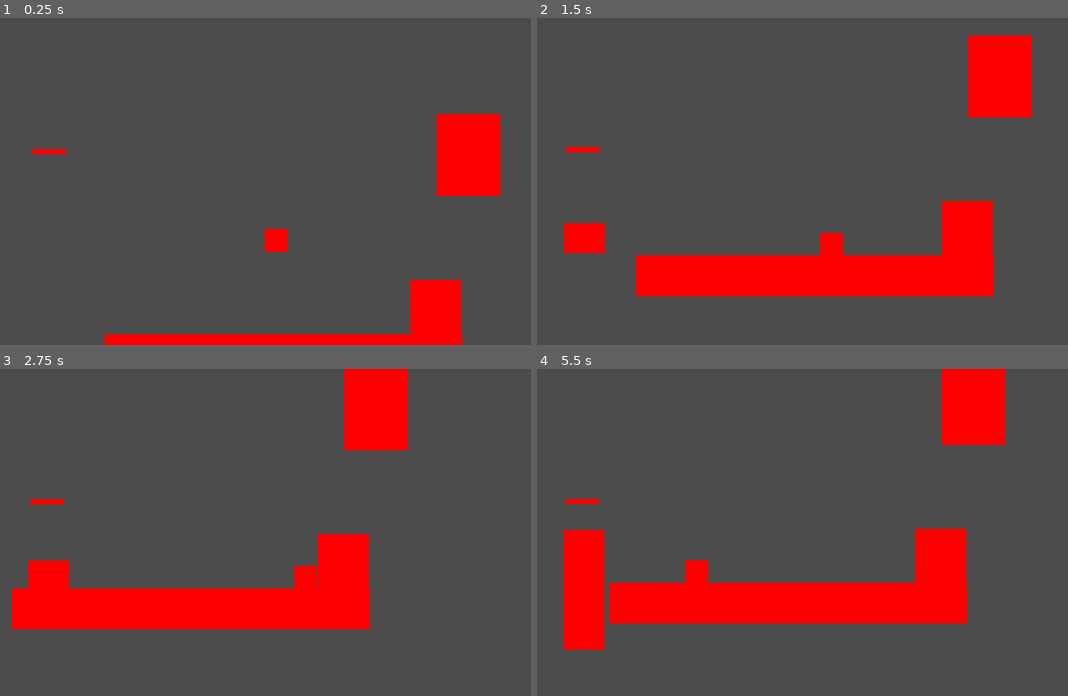
Above: before the commit, frames 1-4 (two rows, left to right).
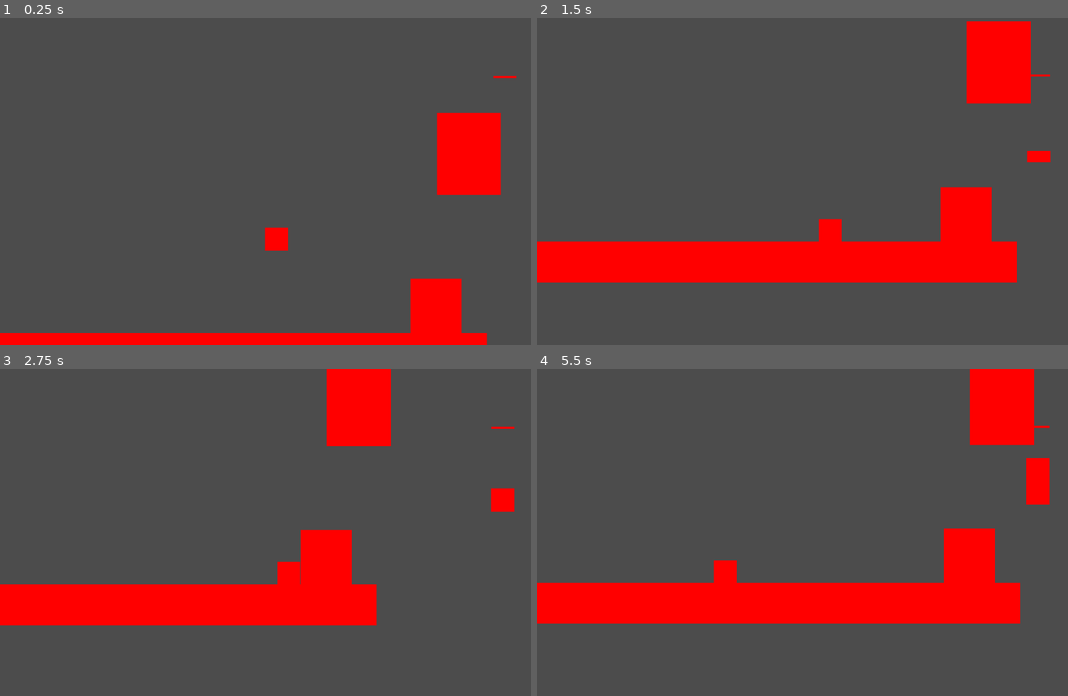
Above: after the commit, the same moments.

Repository: NitroGuy10/Chillennium2024
Game: Godot game, scene res://assets/levels/test_level.tscn
Same seed, same stepped clock (60 frames per second), same inputs: the game is played once before the commit and once after it.
Inputs:
- Up to frame 1 (0.25 s): no input
- Up to frame 2 (1.5 s): hold Space (ui_select) 0.53-1.28 s; hold Right (ui_right) from 0.53 s (still down); tap Space (ui_select) at 1.35 s
- Up to frame 3 (2.75 s): tap Space (ui_select) at 1.52, 1.82 s; release Right (ui_right) at 2.03 s; hold Left (ui_left) from 2.03 s (still down); hold Space (ui_select) from 2.03 s (still down)
- Up to frame 4 (5.5 s): release Left (ui_left) at 2.78 s; release Space (ui_select) at 2.78 s; hold Right (ui_right) 2.78-4.28 s; tap Space (ui_select) at 2.85, 3.02, 3.32, 4.35, 4.52, 4.82 s; hold Space (ui_select) 3.53-4.28 s; hold Left (ui_left) 4.28-5.03 s; hold Right (ui_right) from 5.03 s (still down); hold Space (ui_select) from 5.03 s (still down)

The runs differ from the first frame. In frame 1, 1.5% of the frame differs, in the area x 0-98%, y 17-100%; in frame 2, 11%, in the area x 0-97%, y 1-86%; in frame 3, 6.0%; in frame 4, 9.6%.

Commit message:
start memory leak

Diff:
--- a/Meter.gd
+++ b/Meter.gd
@@ -13,6 +13,9 @@
 func _ready():
 	pass # Replace with function body.
 
+func drain(speed, delta):
+	ram_used += speed * delta
+
 
 # Called every frame. 'delta' is the elapsed time since the previous frame.
 func _process(delta):
@@ -20,4 +23,3 @@
 
 	if ram_used > max_ram:
 		$Fill.scale.x = 500
-		$Fill.scale.y = 500
--- a/assets/levels/test_level.tscn
+++ b/assets/levels/test_level.tscn
@@ -1,8 +1,9 @@
-[gd_scene load_steps=4 format=2]
+[gd_scene load_steps=5 format=2]
 
 [ext_resource path="res://assets/objects/Player.tscn" type="PackedScene" id=1]
 [ext_resource path="res://assets/objects/Platform.tscn" type="PackedScene" id=2]
 [ext_resource path="res://assets/objects/GameCamera.tscn" type="PackedScene" id=3]
+[ext_resource path="res://assets/objects/MemoryLeak.tscn" type="PackedScene" id=4]
 
 [node name="test_level" type="Node2D"]
 
@@ -18,8 +19,11 @@
 scale = Vector2( 1.25, 1.41772 )
 
 [node name="Platform" parent="." instance=ExtResource( 2 )]
-position = Vector2( 695, 729 )
-scale = Vector2( 8.76, 1 )
+position = Vector2( -436, 729 )
+scale = Vector2( 32.56, 1 )
 
 [node name="GameCamera" parent="." instance=ExtResource( 3 )]
 max_ram = 5000
+
+[node name="MemoryLeak" parent="." instance=ExtResource( 4 )]
+position = Vector2( -1129, 626 )
--- a/assets/objects/GameCamera.gd
+++ b/assets/objects/GameCamera.gd
@@ -6,7 +6,7 @@
 const screenHeight = 800
 const followBuffer = 200
 
-const lerpSpeed = 0.8
+const lerpSpeed = 0.9
 
 
 # Called when the node enters the scene tree for the first time.
@@ -16,12 +16,12 @@
 
 # Called every frame. 'delta' is the elapsed time since the previous frame.
 func _process(delta):
-	if Input.is_action_pressed("ui_select"):
+	if get_parent().get_node("Player").draining():
 		$Shake.position.x = randf() * 10
 		$Shake.position.y = randf() * 10
 
-	var blend = 1 - pow(0.2, lerpSpeed * delta)
-	position = lerp(position, get_parent().get_node("Player/KinematicBody2D").position, blend)
+	var blend = 1 - pow(0.1, lerpSpeed * delta)
+	position = lerp(position, get_parent().get_node("Player/PKB").position, blend)
 
-	position.x = clamp(position.x, get_parent().get_node("Player/KinematicBody2D").position.x - (screenWidth / 2) + followBuffer, get_parent().get_node("Player/KinematicBody2D").position.x + (screenWidth / 2) - followBuffer)
-	position.y = clamp(position.y, get_parent().get_node("Player/KinematicBody2D").position.y - (screenHeight / 2) + followBuffer, get_parent().get_node("Player/KinematicBody2D").position.y + (screenHeight / 2) - followBuffer)
+	position.x = clamp(position.x, get_parent().get_node("Player/PKB").position.x - (screenWidth / 2) + followBuffer, get_parent().get_node("Player/PKB").position.x + (screenWidth / 2) - followBuffer)
+	position.y = clamp(position.y, get_parent().get_node("Player/PKB").position.y - (screenHeight / 2) + followBuffer, get_parent().get_node("Player/PKB").position.y + (screenHeight / 2) - followBuffer)
--- /dev/null
+++ b/assets/objects/MemoryLeak.gd
@@ -0,0 +1,43 @@
+extends Node2D
+
+
+# Declare member variables here. Examples:
+# var a = 2
+# var b = "text"
+
+var is_connecting = false
+
+
+# Called when the node enters the scene tree for the first time.
+func _ready():
+	pass # Replace with function body.
+
+
+# Called every frame. 'delta' is the elapsed time since the previous frame.
+func _process(delta):
+	if is_connecting:
+		var player_pos = get_parent().get_node("Player/PKB").global_position
+		var point_pos = player_pos - position
+		$Line2D.points[1] = point_pos
+
+#func _physics_process(delta):
+#	for body in $LeakArea.get_overlapping_bodies():
+#		if "PKB" == body.name:
+#			print("asfasdf")
+
+
+
+func _on_LeakArea_area_entered(area):
+	if area.name == "PA":
+		get_parent().get_node("Player").draining_in_leak_area = true
+
+
+func _on_LeakArea_area_exited(area):
+	if area.name == "PA":
+		get_parent().get_node("Player").draining_in_leak_area = false
+
+
+
+func _on_PylonArea_area_entered(area):
+	if area.name == "PA":
+		is_connecting = true
--- /dev/null
+++ b/assets/objects/MemoryLeak.tscn
@@ -0,0 +1,42 @@
+[gd_scene load_steps=6 format=2]
+
+[ext_resource path="res://assets/sprites/leak.png" type="Texture" id=1]
+[ext_resource path="res://assets/sprites/leak_pylon.png" type="Texture" id=2]
+[ext_resource path="res://assets/objects/MemoryLeak.gd" type="Script" id=3]
+
+[sub_resource type="RectangleShape2D" id=1]
+extents = Vector2( 50, 50 )
+
+[sub_resource type="RectangleShape2D" id=2]
+extents = Vector2( 27, 88.5 )
+
+[node name="MemoryLeak" type="Node2D"]
+script = ExtResource( 3 )
+
+[node name="LeakArea" type="Area2D" parent="."]
+
+[node name="Sprite" type="Sprite" parent="LeakArea"]
+texture = ExtResource( 1 )
+
+[node name="CollisionShape2D" type="CollisionShape2D" parent="LeakArea"]
+shape = SubResource( 1 )
+
+[node name="PylonArea" type="Area2D" parent="."]
+
+[node name="Sprite" type="Sprite" parent="PylonArea"]
+position = Vector2( -76, -49 )
+texture = ExtResource( 2 )
+
+[node name="CollisionShape2D" type="CollisionShape2D" parent="PylonArea"]
+position = Vector2( -78, -39.5 )
+shape = SubResource( 2 )
+
+[node name="Line2D" type="Line2D" parent="."]
+points = PoolVector2Array( -76, -103, 54, -126 )
+joint_mode = 1
+begin_cap_mode = 2
+end_cap_mode = 2
+
+[connection signal="area_entered" from="LeakArea" to="." method="_on_LeakArea_area_entered"]
+[connection signal="area_exited" from="LeakArea" to="." method="_on_LeakArea_area_exited"]
+[connection signal="area_entered" from="PylonArea" to="." method="_on_PylonArea_area_entered"]
--- a/assets/objects/Meter.tscn
+++ b/assets/objects/Meter.tscn
@@ -9,13 +9,14 @@
 script = ExtResource( 1 )
 
 [node name="Fill" type="Node2D" parent="."]
-position = Vector2( 125, 443 )
+position = Vector2( 1224, 265 )
 
 [node name="FillSprite" type="Sprite" parent="Fill"]
-scale = Vector2( 1, 4.44045 )
+position = Vector2( 12, -132 )
+scale = Vector2( 0.57, 1.72022 )
 texture = ExtResource( 2 )
 
 [node name="MaxSprite" type="Sprite" parent="."]
-position = Vector2( 121, 226.75 )
-scale = Vector2( 0.82, 0.125 )
+position = Vector2( 1236, 44.625 )
+scale = Vector2( 0.560001, 0.0525 )
 texture = ExtResource( 2 )
--- /dev/null
+++ b/assets/objects/Player.gd
@@ -0,0 +1,36 @@
+extends Node2D
+
+
+# Declare member variables here. Examples:
+# var a = 2
+# var b = "text"
+
+
+var draining_pressing = false
+var draining_in_leak_area = false
+
+var ram_pressing_speed = 1000
+var ram_in_leak_area_speed = 1000
+
+var meter
+
+# Called when the node enters the scene tree for the first time.
+func _ready():
+	meter = get_parent().get_node("GameCamera/Meter")
+
+
+func draining():
+	return draining_pressing or draining_in_leak_area
+
+
+# Called every frame. 'delta' is the elapsed time since the previous frame.
+func _process(delta):
+	if Input.is_action_just_pressed("ui_select"):
+		draining_pressing = true
+	elif Input.is_action_just_released("ui_select"):
+		draining_pressing = false
+
+	if draining_pressing:
+		meter.drain(ram_pressing_speed, delta)
+	if draining_in_leak_area:
+		meter.drain(ram_in_leak_area_speed, delta)
--- a/assets/objects/Player.tscn
+++ b/assets/objects/Player.tscn
@@ -1,29 +1,36 @@
-[gd_scene load_steps=4 format=2]
+[gd_scene load_steps=5 format=2]
 
 [ext_resource path="res://assets/sprites/box.png" type="Texture" id=1]
 [ext_resource path="res://assets/objects/PlayerMovement.gd" type="Script" id=2]
+[ext_resource path="res://assets/objects/Player.gd" type="Script" id=3]
 
 [sub_resource type="RectangleShape2D" id=1]
 extents = Vector2( 28, 28 )
 
 [node name="Player" type="Node2D"]
+script = ExtResource( 3 )
 
-[node name="KinematicBody2D" type="KinematicBody2D" parent="."]
+[node name="PKB" type="KinematicBody2D" parent="."]
 script = ExtResource( 2 )
 
-[node name="Sprite" type="Sprite" parent="KinematicBody2D"]
+[node name="Sprite" type="Sprite" parent="PKB"]
 scale = Vector2( 0.559999, 0.559999 )
 texture = ExtResource( 1 )
 
-[node name="CollisionShape2D" type="CollisionShape2D" parent="KinematicBody2D"]
-shape = SubResource( 1 )
-
-[node name="CeilingRayCast2D" type="RayCast2D" parent="KinematicBody2D"]
+[node name="CeilingRayCast2D" type="RayCast2D" parent="PKB"]
 position = Vector2( 27, -27 )
 enabled = true
 cast_to = Vector2( 0, -3 )
 
-[node name="CeilingRayCast2D2" type="RayCast2D" parent="KinematicBody2D"]
+[node name="CeilingRayCast2D2" type="RayCast2D" parent="PKB"]
 position = Vector2( -27, -27 )
 enabled = true
 cast_to = Vector2( 0, -3 )
+
+[node name="CollisionShape2D" type="CollisionShape2D" parent="PKB"]
+shape = SubResource( 1 )
+
+[node name="PA" type="Area2D" parent="PKB"]
+
+[node name="CollisionShape2D" type="CollisionShape2D" parent="PKB/PA"]
+shape = SubResource( 1 )
--- a/assets/objects/PlayerMovement.gd
+++ b/assets/objects/PlayerMovement.gd
@@ -4,10 +4,8 @@
 var walkspeed = 100.0
 var horizontal_damping = 0.8
 var gravityscale = 1600.0
-var ram_use_speed = 1000
 
 var velocity = Vector2()
-
 
 # Called when the node enters the scene tree for the first time.
 func _ready():
@@ -19,10 +17,6 @@
 
 
 func _physics_process(delta):
-
-	if Input.is_action_pressed("ui_select"):
-		get_parent().get_parent().get_node("GameCamera/Meter").ram_used += ram_use_speed * delta
-
 
 	if !Input.is_action_pressed("ui_select"):
 		velocity.x *= horizontal_damping
Binary file added: assets/sprites/leak.png
Not shown, added: assets/sprites/leak.png.import
Binary file added: assets/sprites/leak_pylon.png
Not shown, added: assets/sprites/leak_pylon.png.import
